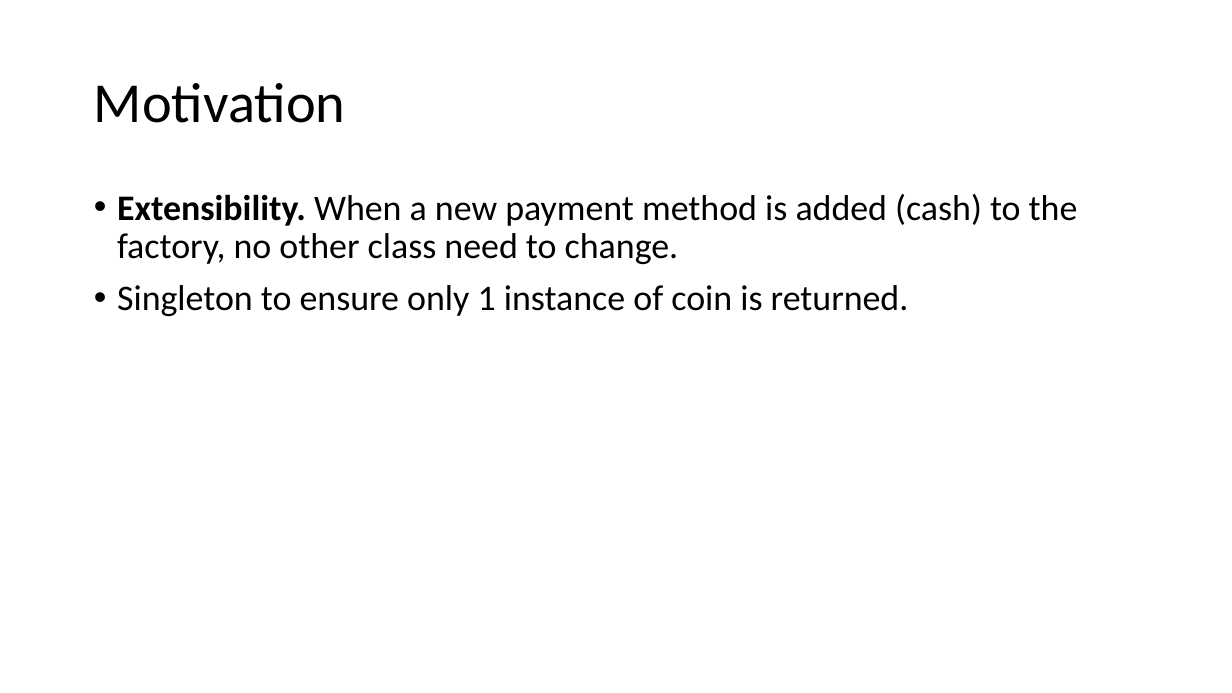
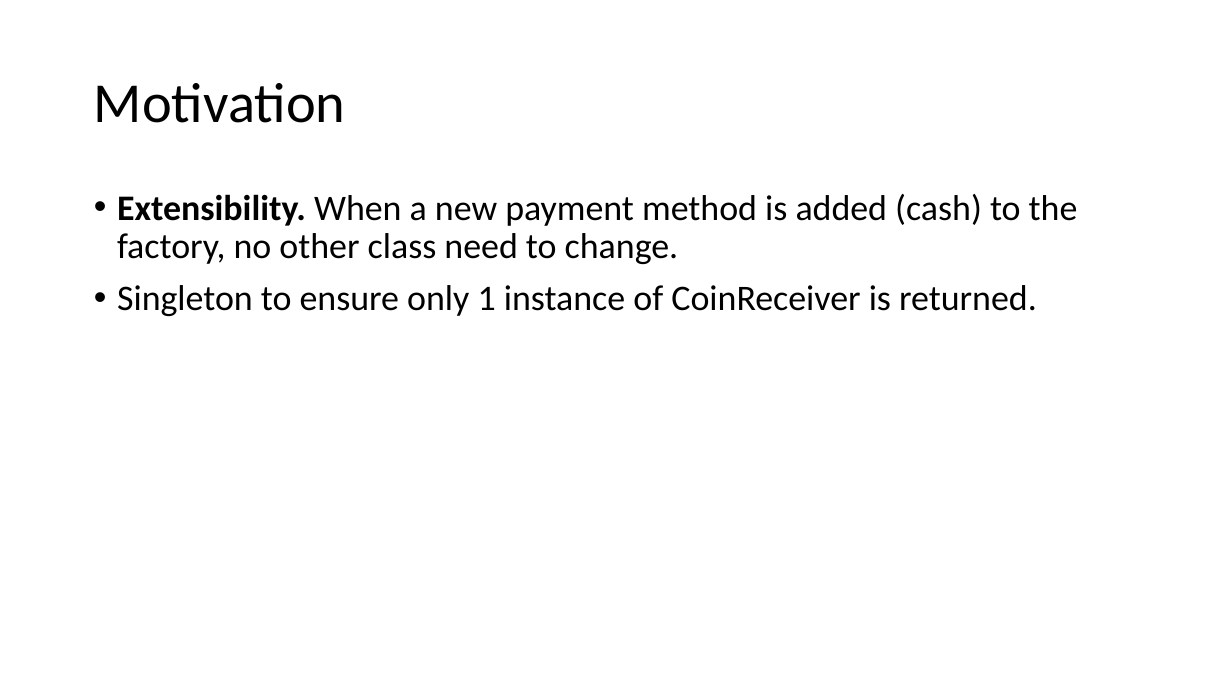
Before and after one commit to shengkiat/OODP, a slide deck: slide 4 of 1 Oct 2016.pptx. Drawn at 1232x693 pixels with LibreOffice and Linux fonts; fonts in the diff are those of the drawing. Boxes give left, top, right and bottom in pixels: in the first picture for what was removed or moved away, otherwise in the second. Text is boxed around its words. In the diff, an @@ line names an element or a change of style, - is before the commit and + after.

```diff
--- a/1 Oct 2016.pptx
+++ b/1 Oct 2016.pptx
@@ text at box(117, 285, 1037, 316): text changed @@
-• Singleton to ensure only 1 instance of coin is returned.
+• Singleton to ensure only 1 instance of CoinReceiver is returned.
```
